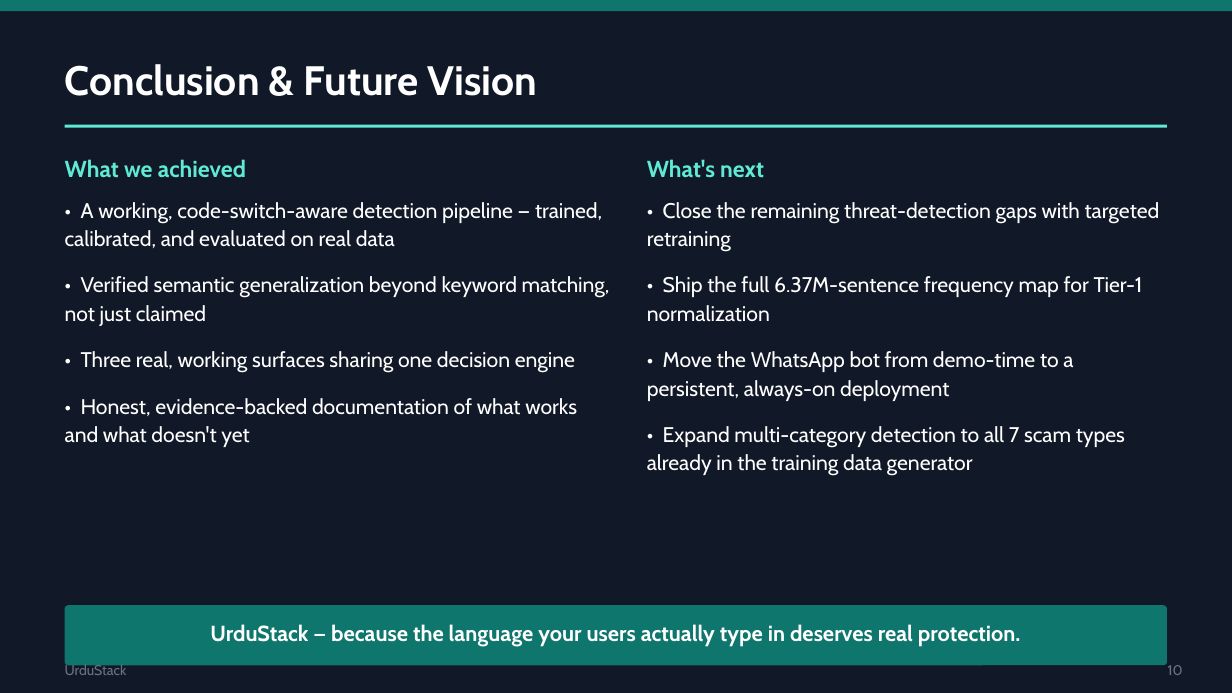
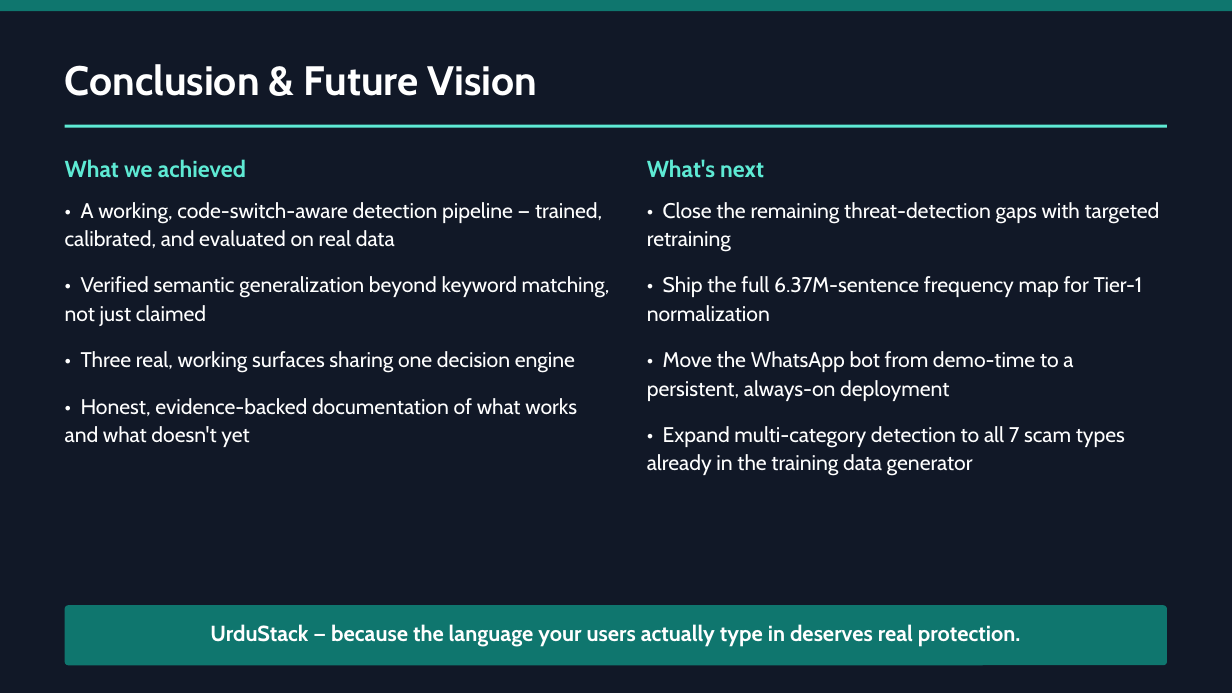
Before and after one commit to munazat/UrduStack, a slide deck: slide 10 of docs/presentation/UrduStack_Presentation.pptx. Drawn at 1232x693 pixels with LibreOffice and Linux fonts; fonts in the diff are those of the drawing. Boxes give left, top, right and bottom in pixels: in the first picture for what was removed or moved away, otherwise in the second. Text is boxed around its words. In the diff, an @@ line names an element or a change of style, - is before the commit and + after.

```diff
--- a/docs/presentation/UrduStack_Presentation.pptx
+++ b/docs/presentation/UrduStack_Presentation.pptx
@@ text removed at bbox=[65, 663, 127, 675] @@
-UrduStack
@@ text removed at bbox=[1168, 665, 1183, 675] @@
-10
```
Also in this commit, not shown: 9 other slides changed, 2 other files.
